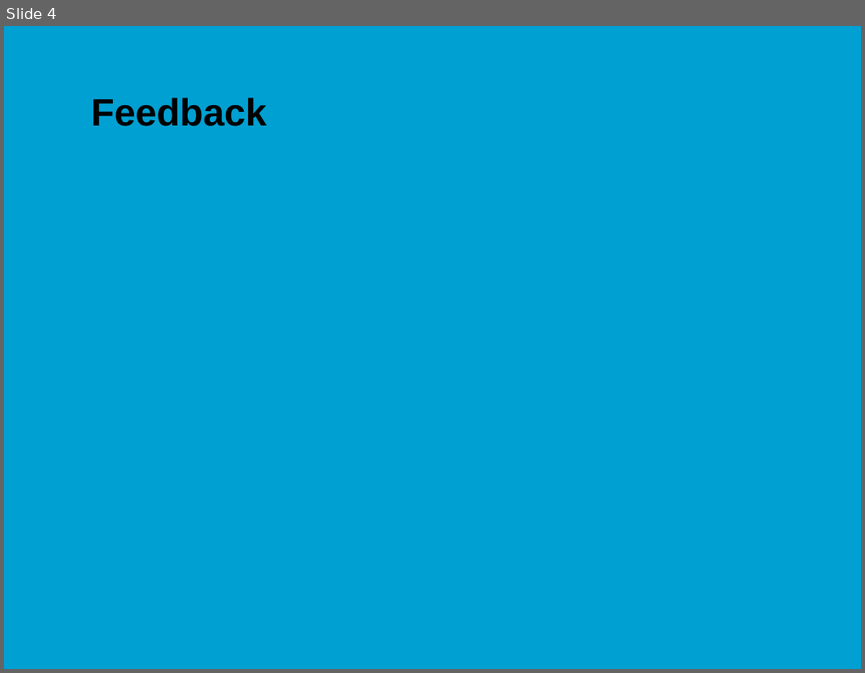
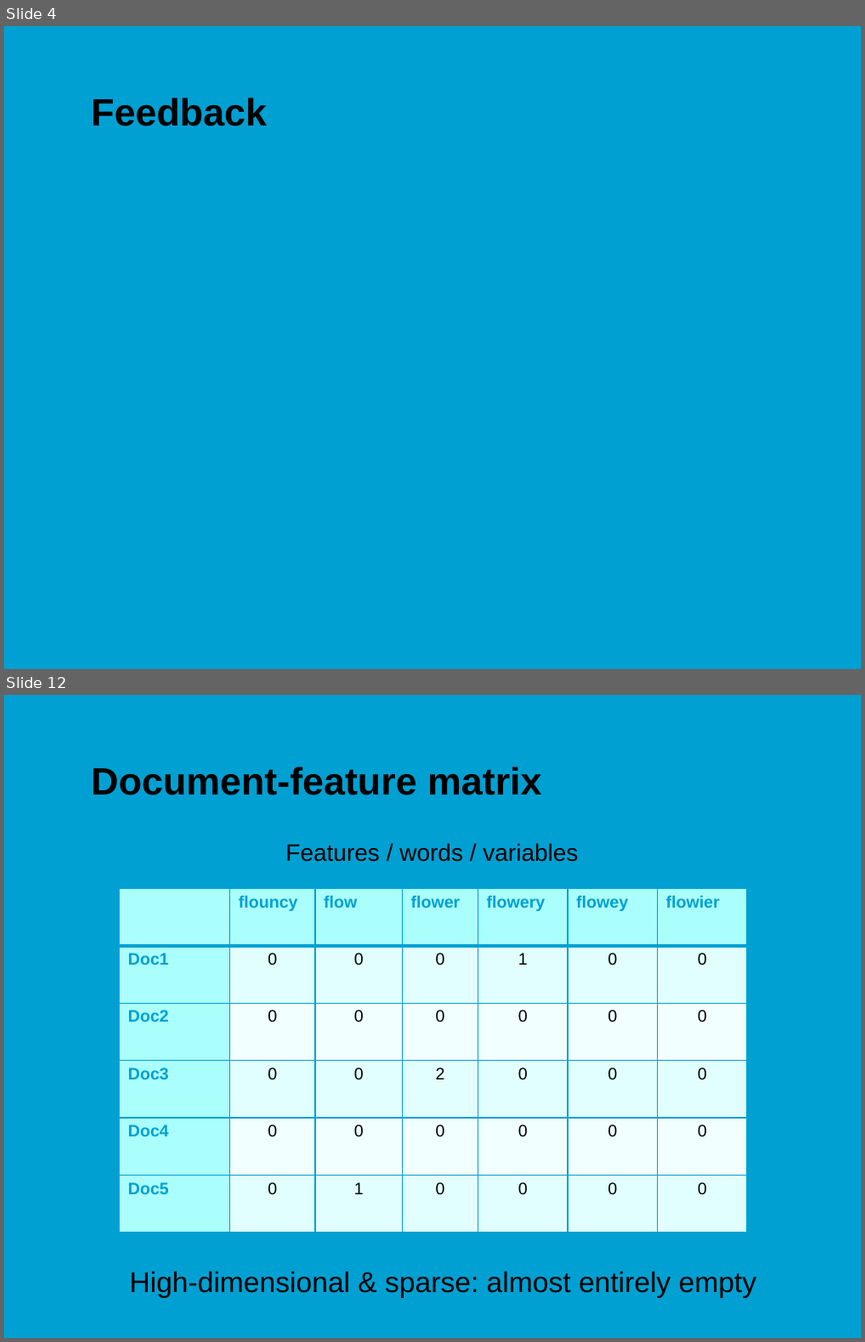
Before and after one commit to jonasmoons/data-driven-learning, a slide deck: slides/ddl-w8l1.pptx. Shown one above the other, each under a label of ours: slide 4 before the commit, slides 4 and 12 after it; the slides between them are not shown. The pictures are 865x673 and 865x1342 pixels, drawn with LibreOffice and Linux fonts; fonts in the diff are those of the drawing; background and template pictures are left out. Boxes give left, top, right and bottom in pixels: in the first picture for what was removed or moved away, otherwise in the second. Text is boxed around its words. In the diff, an @@ line names an element or a change of style, - is before the commit and + after.

```diff
--- a/slides/ddl-w8l1.pptx
+++ b/slides/ddl-w8l1.pptx
@@ slide 12 added at box(4, 695, 861, 1338), background picture (left out) @@
@@ title added at box(91, 766, 541, 795), 32 pt, text #000000, bold @@
+Document-feature matrix
@@ text added at box(285, 843, 578, 862), 20 pt, text #000000 @@
+Features / words / variables
@@ table added at box(120, 888, 748, 1232), 6 rows, 7 columns @@
+ | flouncy | flow | flower | flowery | flowey | flowier
+Doc1 | 0 | 0 | 0 | 1 | 0 | 0
+Doc2 | 0 | 0 | 0 | 0 | 0 | 0
+Doc3 | 0 | 0 | 2 | 0 | 0 | 0
+Doc4 | 0 | 0 | 0 | 0 | 0 | 0
+Doc5 | 0 | 1 | 0 | 0 | 0 | 0
@@ text added at box(130, 1270, 757, 1298), 24 pt, text #000000 @@
+High-dimensional & sparse: almost entirely empty
```
Also in this commit, not shown: 2 slides changed, 15 other slides added, 1 slide removed, 41 other files.
